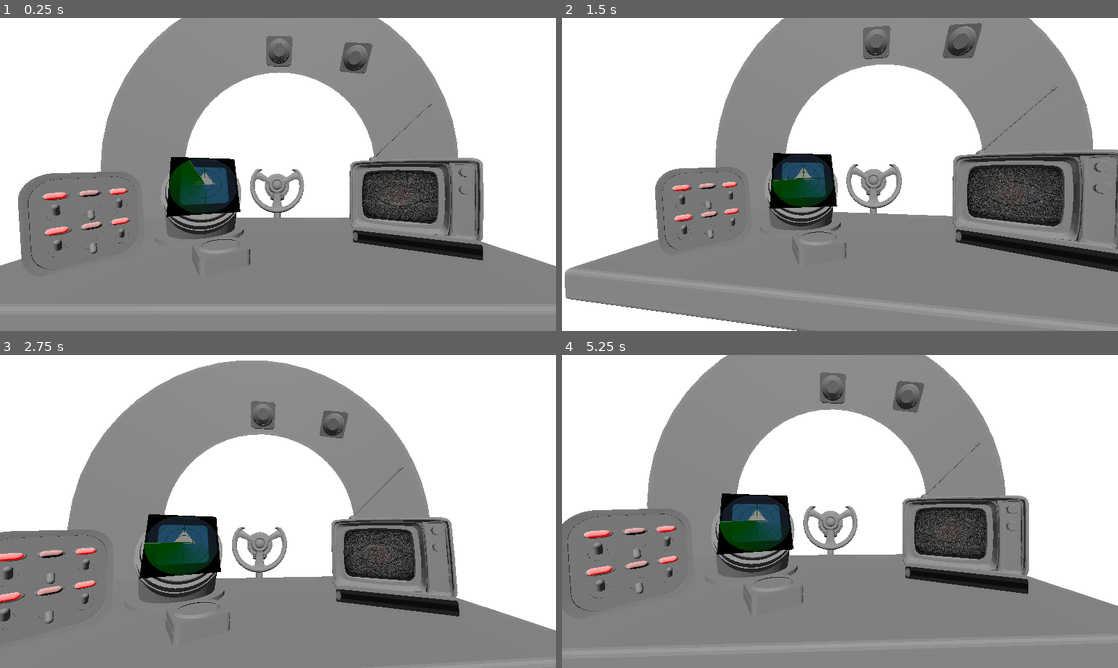
Above: before the commit, frames 1-4 (two rows, left to right).
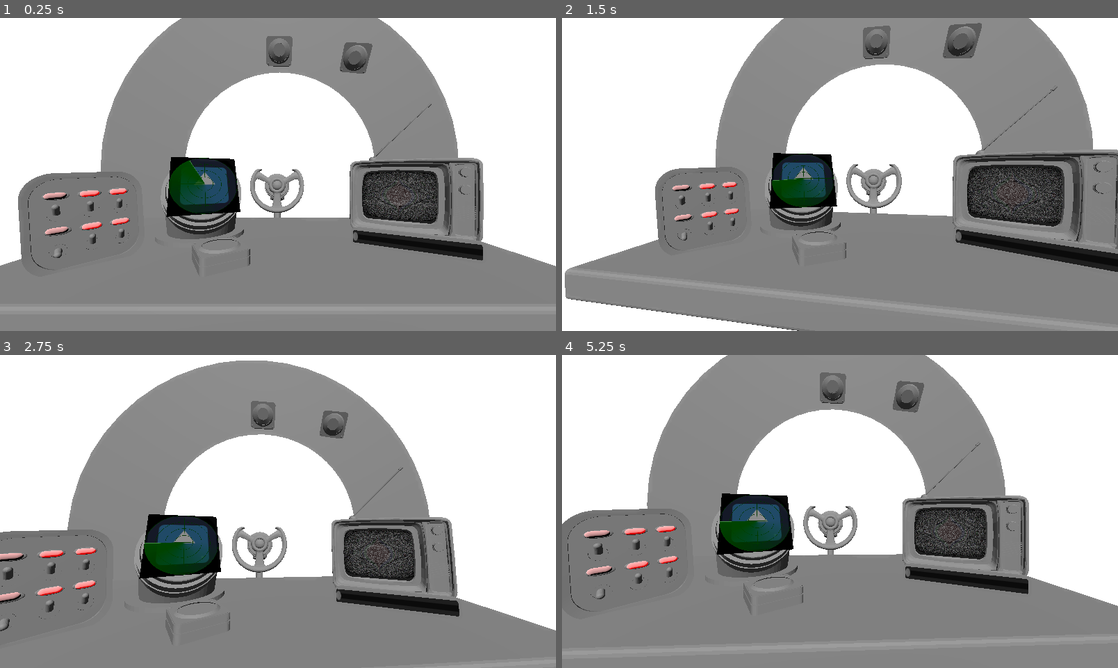
Above: after the commit, the same moments.

Repository: YAGOTAGO/UnderPressure
Game: Godot game, scene res://scenes/main.tscn
Two runs of this game, one before a commit and one after it. Both use one fixed random seed, a clock stepped at 60 frames per second and the inputs below. The engine's default icon, where the game draws it, is replaced by a stand-in: a white triangle on a blue panel in a dark square.
Inputs (mouse positions are in pixels of both pictures, inside the frame that each line leads up to):
- Up to frame 1 (0.25 s): no input
- Up to frame 2 (1.5 s): move the mouse to (962, 158) at 0.52 s; click (962, 158) at 0.6 s; drag from (728, 190) to (812, 237) at 1.27 s
- Up to frame 3 (2.75 s): move the mouse to (333, 442) at 2.02 s; click (333, 442) at 2.1 s
- Up to frame 4 (5.25 s): drag from (812, 574) to (673, 464) at 2.77 s; move the mouse to (1006, 558) at 3.52 s; click (1006, 558) at 3.6 s; drag from (673, 464) to (756, 433) at 4.27 s; move the mouse to (867, 511) at 5.02 s; click (867, 511) at 5.1 s

The runs differ from the first frame. In frame 1, 0.3% of the frame differs, in the area x 7-19%, y 55-77%; in frame 2, 0.2%; in frame 3, 0.5%, in the area x 0-12%, y 62-89%; in frame 4, 0.4%.

Commit message:
Added switch randomization

Diff:
--- a/assets/switch_board/Switch3D.gd
+++ b/assets/switch_board/Switch3D.gd
@@ -8,6 +8,25 @@
 var mouse_inside: bool = false
 
 var is_up: bool = true
+var is_correct: bool = false
+
+
+func break_switch() -> void:
+	is_correct = randi_range(0,1) == 0
+	is_up = !is_correct
+
+	var mat = light.get_surface_override_material(0)
+	mat.emission = Color(0.0, 0.0, 0.0)
+	light.set_surface_override_material(0, mat)
+
+	if(is_up):
+		switch.rotation_degrees.x = -32
+	else:
+		switch.rotation_degrees.x = 32
+
+
+func set_correct() -> void:
+	is_correct = is_up
 
 func _ready() -> void:
 	var mat = light.get_surface_override_material(0)
@@ -18,13 +37,20 @@
 	switch_toggled.emit()
 	audio.play(0)
 	is_up = !is_up
+
+
 	if(is_up):
 		switch.rotate_x(-1.5)
+
+	else:
+		switch.rotate_x(1.5)
+
+
+	if(is_up == is_correct):
 		var mat = light.get_surface_override_material(0)
 		mat.emission = Color(0.84, 0.0, 0.0)
 		light.set_surface_override_material(0, mat)
 	else:
-		switch.rotate_x(1.5)
 		var mat = light.get_surface_override_material(0)
 		mat.emission = Color(0.0, 0.0, 0.0)
 		light.set_surface_override_material(0, mat)
--- a/assets/switch_board/switch_board_3d.gd
+++ b/assets/switch_board/switch_board_3d.gd
@@ -7,14 +7,19 @@
 
 
 
-func randomize_switches() -> void:
+func activate() -> void:
 	for switch in switchArray:
 		if(randi_range(0,1) == 0):
-			switch.activate()
+			switch.break_switch()
+		else:
+			switch.set_correct()
+
+
+
 
 # Called when the node enters the scene tree for the first time.
 func _ready() -> void:
-	randomize_switches()
+	activate()
 
 
 # Called every frame. 'delta' is the elapsed time since the previous frame.
Not shown, added: assets/switch_board/SwiD63E.tmp
